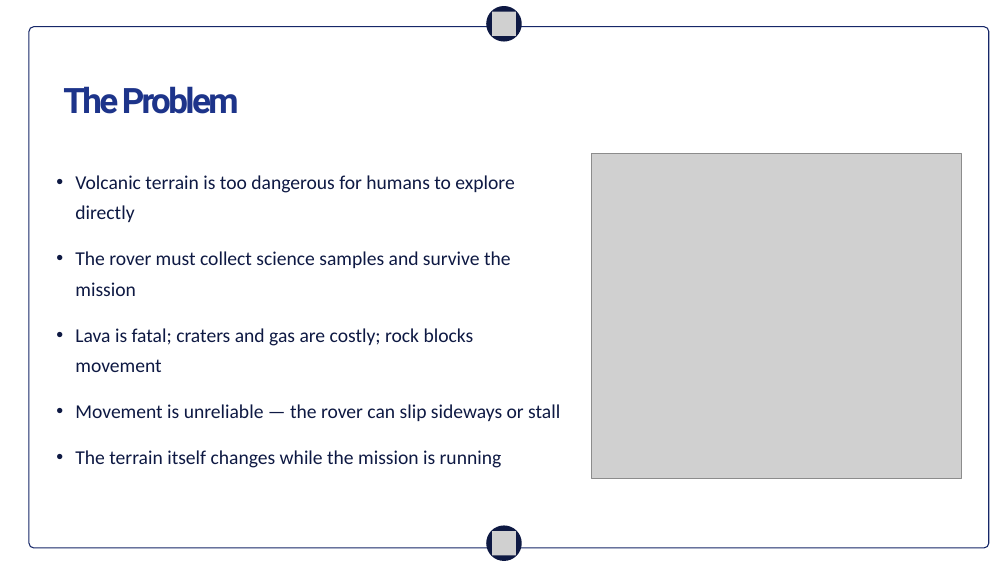
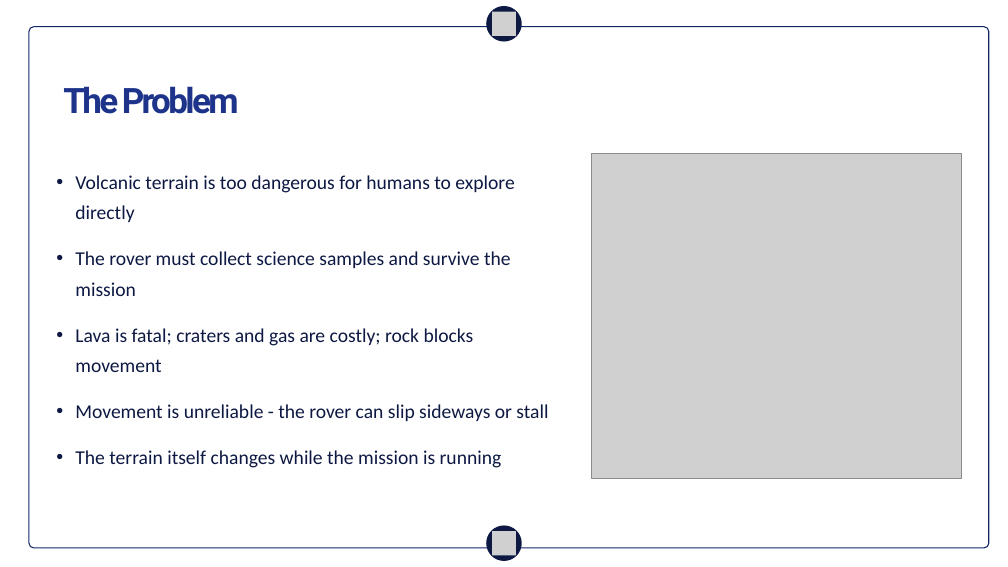
Before and after one commit to MRSHAKILS/Autonomous-Volcanic-Terrain-Exploration-Using-Markov-Decision-Process, a slide deck: slide 2 of others/final_presentation.pptx. Drawn at 1008x567 pixels with LibreOffice and Linux fonts; fonts in the diff are those of the drawing; grey boxes stand for pictures; background and template pictures are left out. Boxes give left, top, right and bottom in pixels: in the first picture for what was removed or moved away, otherwise in the second. Text is boxed around its words. In the diff, an @@ line names an element or a change of style, - is before the commit and + after.

```diff
--- a/others/final_presentation.pptx
+++ b/others/final_presentation.pptx
@@ text at (x1=75, y1=404, x2=548, y2=421): text changed @@
-• Movement is unreliable — the rover can slip sideways or stall
+• Movement is unreliable - the rover can slip sideways or stall
```
Also in this commit, not shown: 3 other slides changed.
